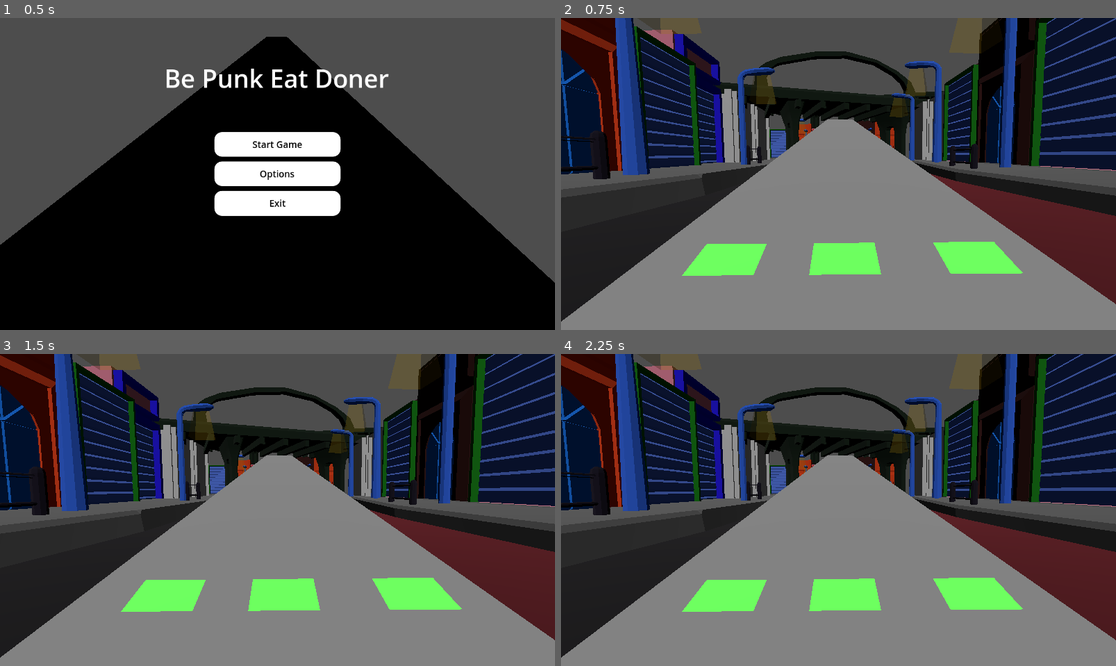
Above: before the commit, frames 1-4 (two rows, left to right).
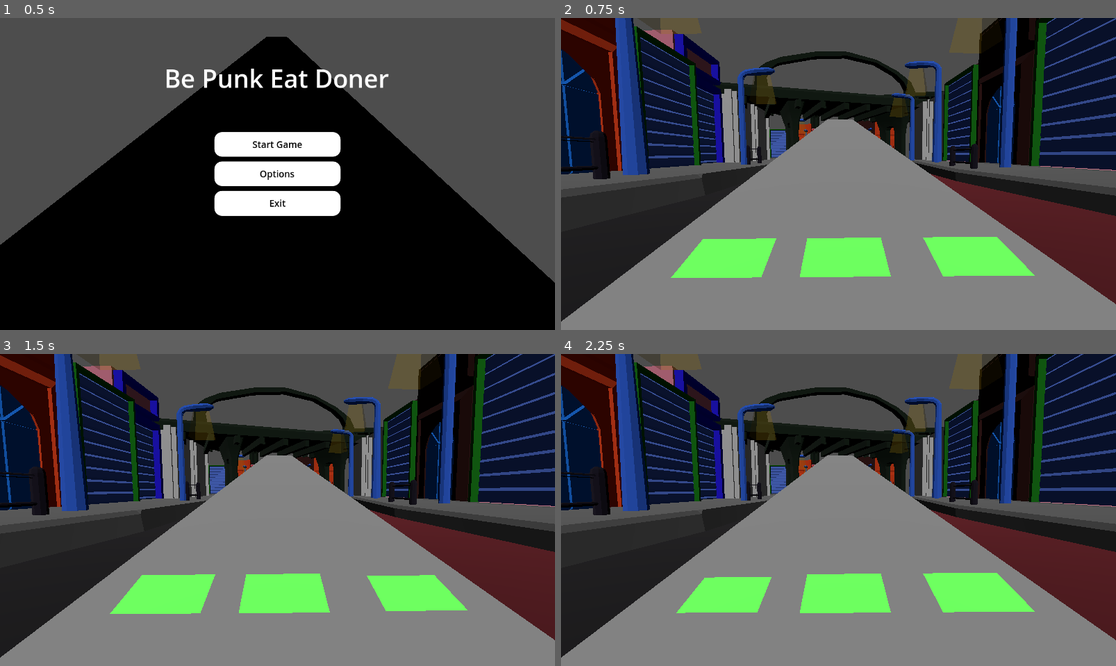
Above: after the commit, the same moments.

Repository: novadragonDOTspace/BePunkEatDoener
Game: Godot game, scene res://Scenes/main_menu.tscn
The game is run twice, just before and just after one commit, with the same random seed, the same clock (stepped at 60 frames per second) and the same inputs.
Inputs:
- Up to frame 1 (0.5 s): no input
- Up to frame 2 (0.75 s): click "Start Game" at 0.5 s
- Up to frame 3 (1.5 s): tap Enter at 1.25 s; hold Right (ui_right) from 1.28 s (still down)
- Up to frame 4 (2.25 s): tap Space at 2 s; release Right (ui_right) at 2.03 s; hold Left (ui_left) from 2.03 s (still down)

Frame 1 is identical in both runs. In frame 2, 1.9% of the frame differs, in the area x 19-86%, y 70-84%; in frame 3, 1.6%; in frame 4, 1.6%.

Commit message:
Update NotePicker logic to handle input events and adjust scaling based on state

Diff:
--- a/Scenes/environment.tscn
+++ b/Scenes/environment.tscn
@@ -29,6 +29,7 @@
 
 [node name="NotePicker" parent="Road" instance=ExtResource("2_a65fu")]
 transform = Transform3D(0.8, 0, 0, 0, 0.79337823, -0.10271801, 0, 0.10271801, 0.79337823, 0.62797356, 0, 0)
+line = 3
 
 [node name="NotePicker2" parent="Road" instance=ExtResource("2_a65fu")]
 transform = Transform3D(0.8, 0, 0, 0, 0.79337823, -0.10271801, 0, 0.10271801, 0.79337823, 0.00081443787, 0, 0)
@@ -36,4 +37,4 @@
 
 [node name="NotePicker3" parent="Road" instance=ExtResource("2_a65fu")]
 transform = Transform3D(0.8, 0, 0, 0, 0.79337823, -0.10271801, 0, 0.10271801, 0.79337823, -0.5672822, 0, 0)
-line = 3
+line = 1
--- a/Scenes/note_picker.gd
+++ b/Scenes/note_picker.gd
@@ -5,7 +5,30 @@
 func _ready() -> void:
 	pass # Replace with function body.
 
+var is_pressed = false
 
-# Called every frame. 'delta' is the elapsed time since the previous frame.
-func _process(delta: float) -> void:
-	pass
+func _input(event):
+	match line:
+		1:
+			if event.is_action_pressed("ui_left"):
+				is_pressed = true
+			elif event.is_action_released("ui_left"):
+				is_pressed = false
+		2:
+			if event.is_action_pressed("ui_up"):
+				is_pressed = true
+			elif event.is_action_released("ui_up"):
+				is_pressed = false
+		3:
+			if event.is_action_pressed("ui_right"):
+				is_pressed = true
+			elif event.is_action_released("ui_right"):
+				is_pressed = false
+
+
+
+func _physics_process(_delta: float) -> void:
+	if is_pressed:
+		self.scale = Vector3(0.9, 0.9, 0.9)
+	else:
+		self.scale = Vector3(1,1,1)
